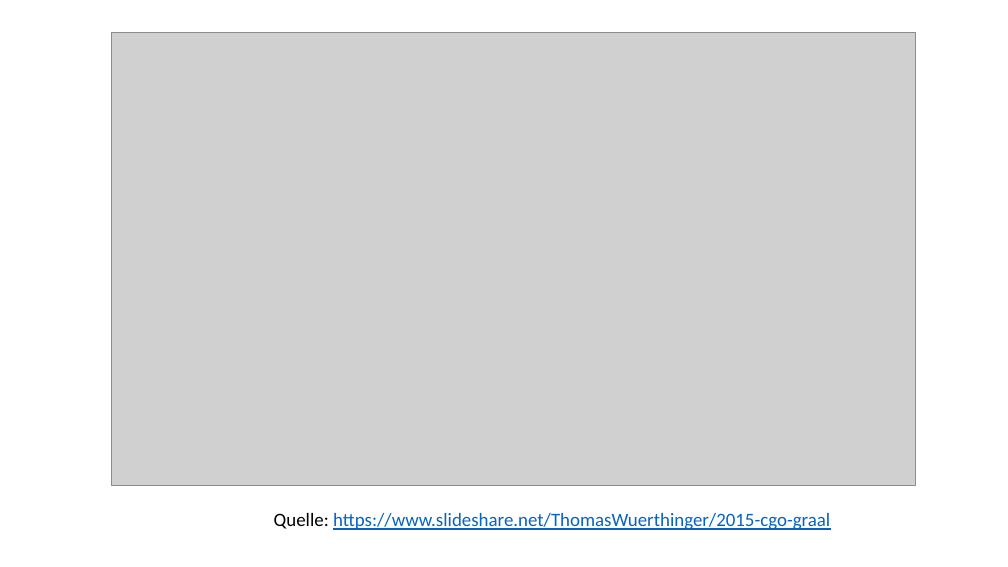
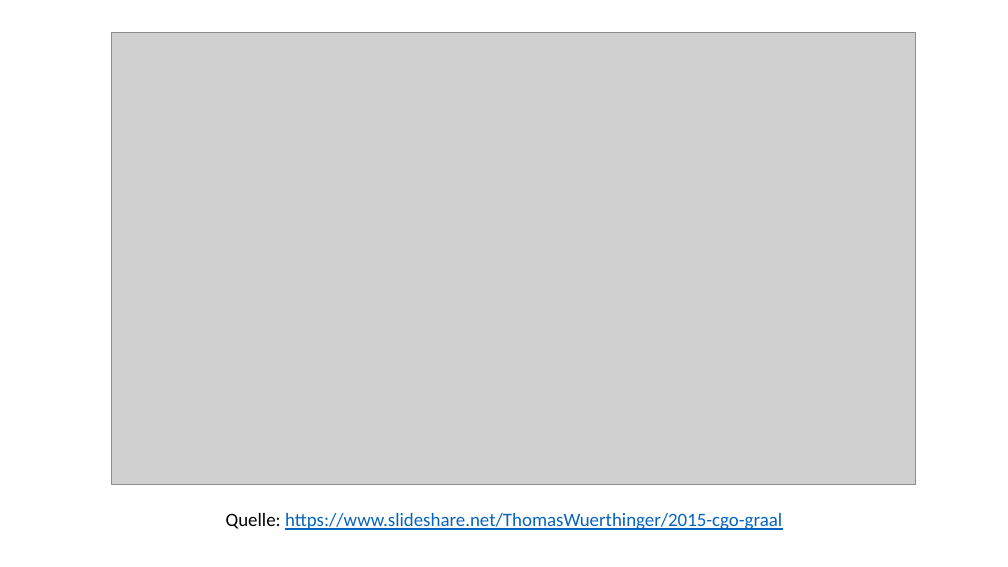
Before and after one commit to ErikSimonsen/Seminar_GraalVM_NativeImage, a slide deck: slide 11 of Seminar-GraalVM-NativeImage.pptx. Drawn at 1008x567 pixels with LibreOffice and Linux fonts; fonts in the diff are those of the drawing; grey boxes stand for pictures. Boxes give left, top, right and bottom in pixels: in the first picture for what was removed or moved away, otherwise in the second. Text is boxed around its words. In the diff, an @@ line names an element or a change of style, - is before the commit and + after.

```diff
--- a/Seminar-GraalVM-NativeImage.pptx
+++ b/Seminar-GraalVM-NativeImage.pptx
@@ text "Quelle: https://www.slideshare.net/ThomasWuerthinger/2015-cg ...": place and size @@
-text "Quelle: https://www.slideshare.net/ThomasWuerthinger/2015-cg ..." at (274,513,830,530)
+text "Quelle: https://www.slideshare.net/ThomasWuerthinger/2015-cg ..." at (226,513,782,530)
```
Also in this commit, not shown: 17 other slides changed, 1 slide added, 1 other file.
